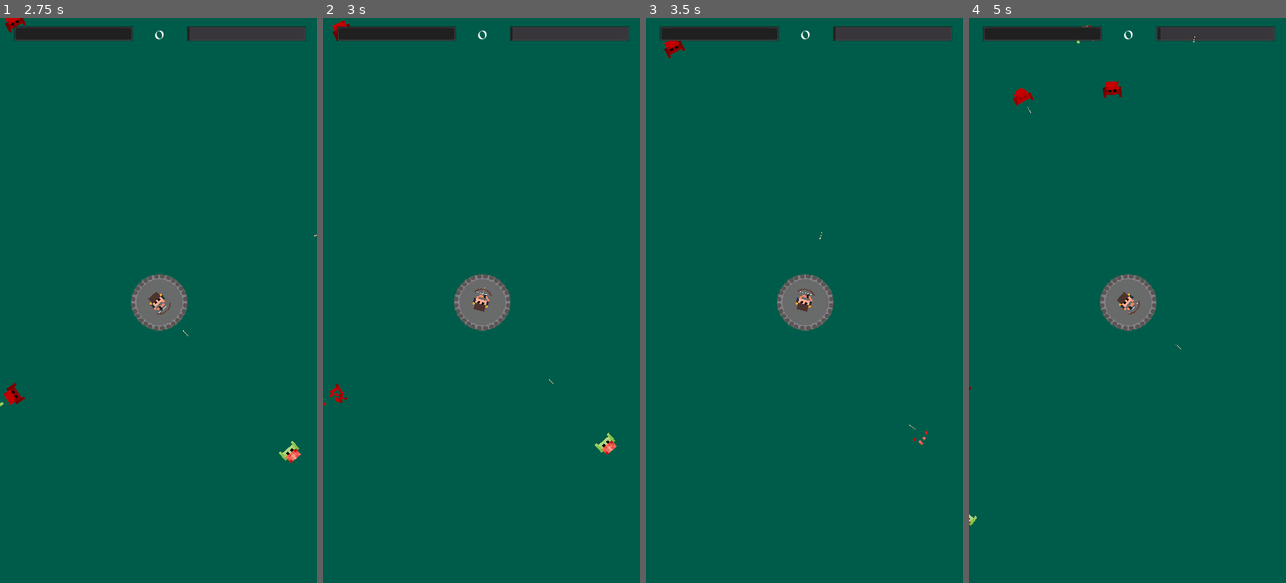
Above: before the commit, frames 1-4 (left to right).
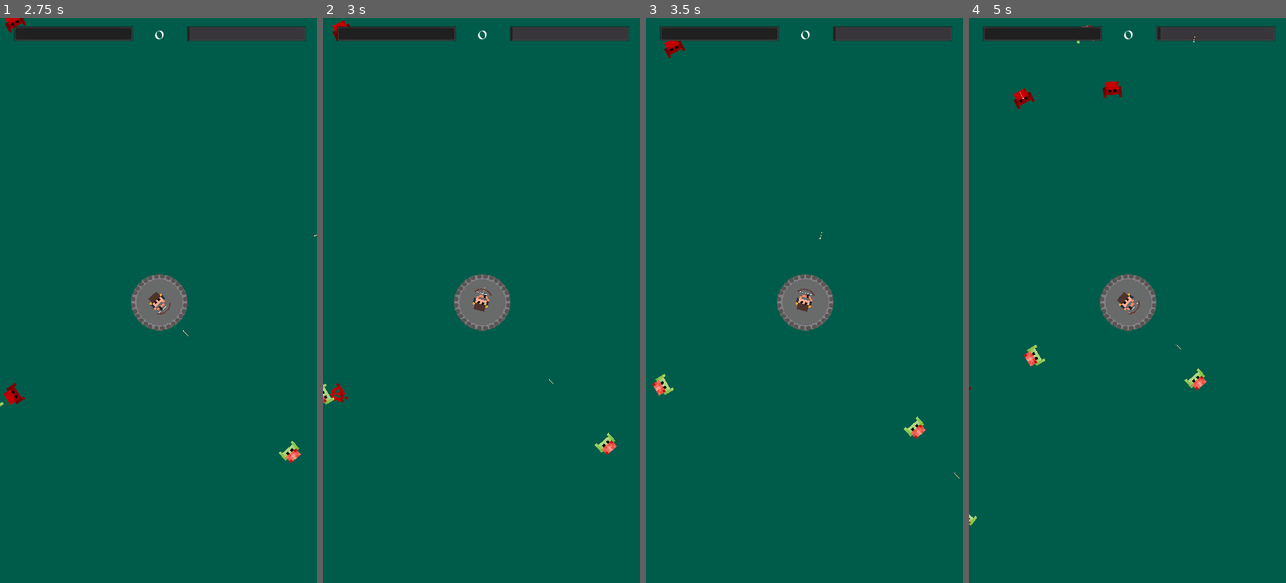
Above: after the commit, the same moments.

Repository: Boyquotes/medieval-zombie-shooter
Game: Godot game, scene res://src/screens/menu/Menu.tscn
Same seed, same stepped clock (60 frames per second), same inputs: the game is played once before the commit and once after it.
Inputs (mouse positions are in pixels of both pictures, inside the frame that each line leads up to):
- Up to frame 1 (2.75 s): click "ENDLESS" at 0.5 s; tap Enter at 1.25 s; move the mouse to (228, 272) at 1.27 s; click (228, 272) at 1.42 s; drag from (95, 328) to (310, 475) at 2.02 s
- Up to frame 2 (3 s): move the mouse to (513, 176) at 2.77 s; click (513, 176) at 2.92 s
- Up to frame 3 (3.5 s): no input
- Up to frame 4 (5 s): drag from (1111, 413) to (997, 46) at 3.52 s; move the mouse to (1222, 385) at 4.27 s; click (1222, 385) at 4.42 s

Frame 1 is identical in both runs. In frame 2, 0.1% of the frame differs, in the area x 0-8%, y 64-69%; in frame 3, 0.3%; in frame 4, 0.4%, in the area x 13-75%, y 12-66%.

Commit message:
rename and fix physics layers

Diff:
--- a/game/project.godot
+++ b/game/project.godot
@@ -46,9 +46,8 @@
 [layer_names]
 
 2d_physics/layer_1="castle"
-2d_physics/layer_2="weapon"
-2d_physics/layer_3="zombie"
-2d_physics/layer_4="human"
+2d_physics/layer_2="zombie"
+2d_physics/layer_3="human"
 
 [physics]
 
--- a/game/src/actors/armory/ammunition/arrow/Arrow.tscn
+++ b/game/src/actors/armory/ammunition/arrow/Arrow.tscn
@@ -42,8 +42,8 @@
 
 [node name="Arrow" type="RigidBody2D"]
 position = Vector2( 3, 0 )
-collision_layer = 2
-collision_mask = 2
+collision_layer = 0
+collision_mask = 0
 script = ExtResource( 2 )
 
 [node name="Sprite" type="Sprite" parent="."]
@@ -56,7 +56,7 @@
 position = Vector2( 2, 0 )
 scale = Vector2( 3, 3 )
 collision_layer = 0
-collision_mask = 14
+collision_mask = 12
 
 [node name="CollisionShape2D" type="CollisionShape2D" parent="HitDetector"]
 position = Vector2( 3.33333, 0 )
--- a/game/src/actors/characters/Character.tscn
+++ b/game/src/actors/characters/Character.tscn
@@ -30,8 +30,8 @@
 
 [node name="Character" type="KinematicBody2D"]
 scale = Vector2( 6, 6 )
-collision_layer = 7
-collision_mask = 7
+collision_layer = 0
+collision_mask = 0
 script = ExtResource( 8 )
 
 [node name="CollisionShape2D" type="CollisionShape2D" parent="."]
@@ -41,8 +41,8 @@
 frames = SubResource( 2 )
 
 [node name="HitDetector" type="Area2D" parent="."]
-collision_layer = 2
-collision_mask = 2
+collision_layer = 0
+collision_mask = 0
 
 [node name="CollisionShape2D" type="CollisionShape2D" parent="HitDetector"]
 shape = SubResource( 3 )
--- a/game/src/actors/characters/humans/Human.tscn
+++ b/game/src/actors/characters/humans/Human.tscn
@@ -4,14 +4,12 @@
 
 [node name="Human" instance=ExtResource( 1 )]
 collision_layer = 8
-collision_mask = 2
 
 [node name="AnimatedSprite" parent="." index="1"]
 modulate = Color( 0.886275, 0.0823529, 0.0823529, 1 )
 self_modulate = Color( 0.913725, 0.0745098, 0.0745098, 1 )
 
 [node name="HitDetector" parent="." index="2"]
-collision_layer = 0
-collision_mask = 3
+collision_mask = 7
 
 [connection signal="body_entered" from="HitDetector" to="." method="_on_HitDetector_body_entered"]
--- a/game/src/actors/characters/zombies/Zombie.tscn
+++ b/game/src/actors/characters/zombies/Zombie.tscn
@@ -4,7 +4,6 @@
 
 [node name="Zombie" instance=ExtResource( 1 )]
 collision_layer = 5
-collision_mask = 2
 
 [node name="HitDetector" parent="." index="2"]
-collision_mask = 0
+collision_mask = 2
